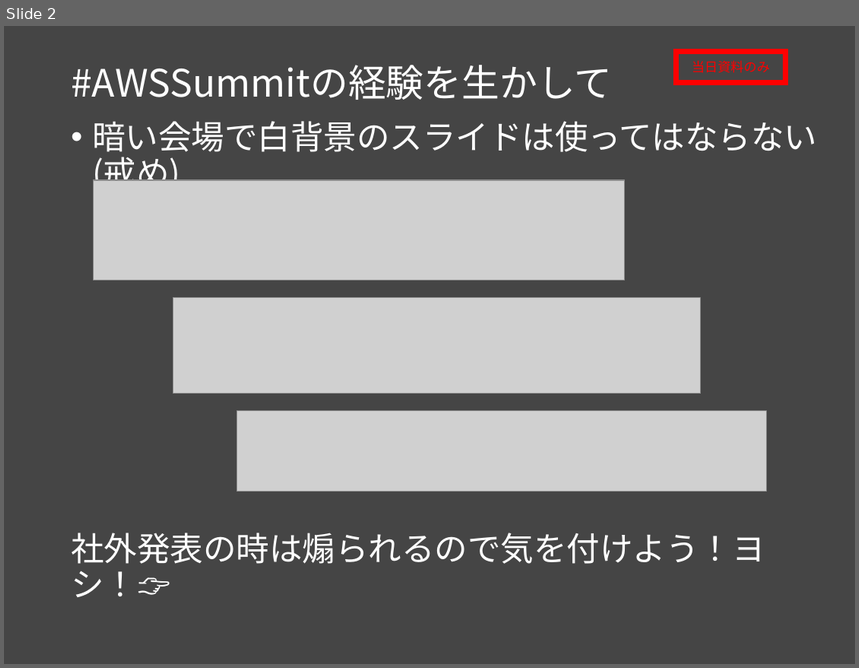
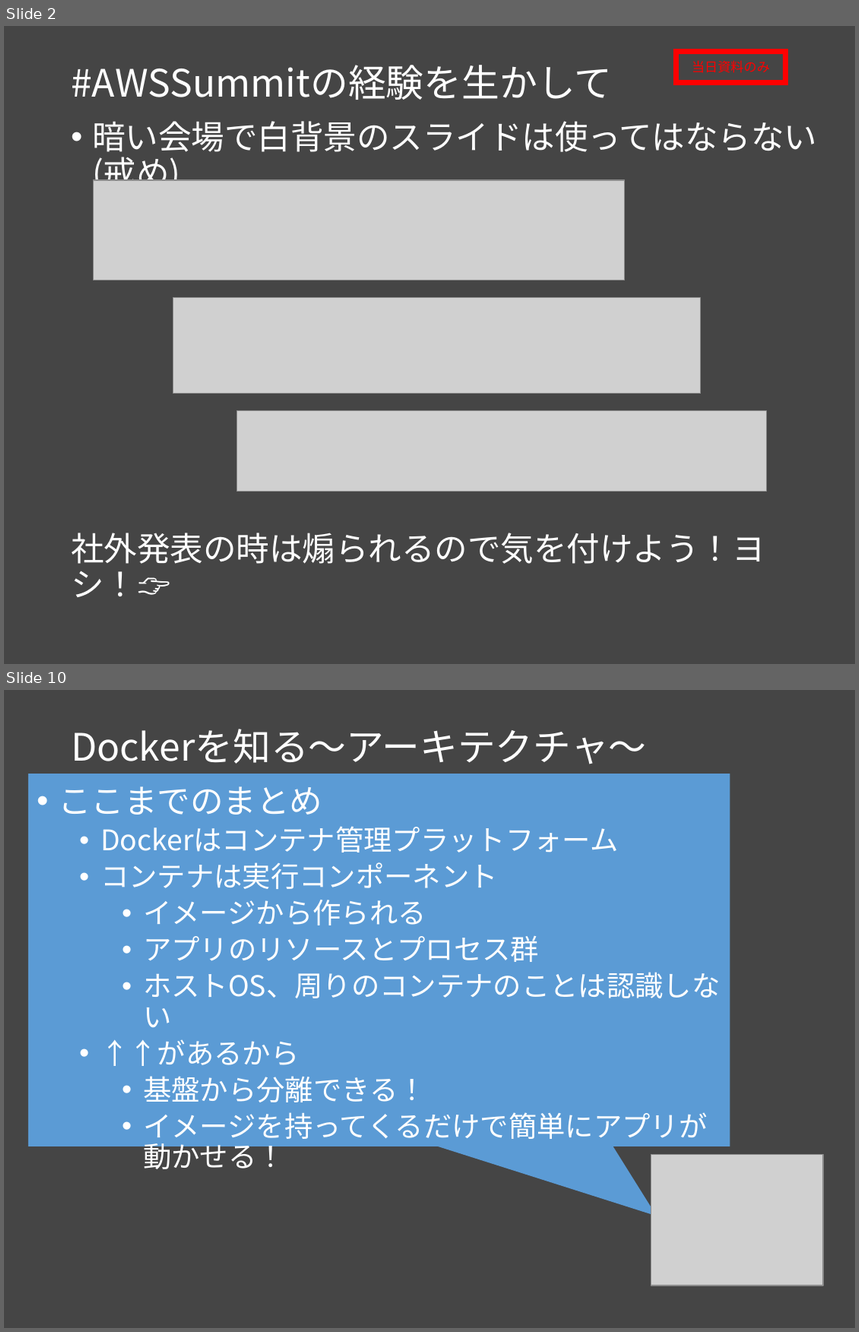
Before and after one commit to msntts/workshop_docker, a slide deck: docker勉強会Vol1.pptx. Shown one above the other, each under a label of ours: slide 2 before the commit, slides 2 and 10 after it; the slides between them are not shown. The pictures are 859x668 and 859x1332 pixels, drawn with LibreOffice and Linux fonts; fonts in the diff are those of the drawing; grey boxes stand for pictures. Boxes give left, top, right and bottom in pixels: in the first picture for what was removed or moved away, otherwise in the second. Text is boxed around its words. In the diff, an @@ line names an element or a change of style, - is before the commit and + after.

Commit message:
Dockerを知る完成

```diff
--- a/docker勉強会Vol1.pptx
+++ b/docker勉強会Vol1.pptx
@@ slide 10 added at <box>4,690,855,1328</box>, background #454545 @@
@@ title added at <box>71,729,647,764</box>, 32 pt, text #FFFFFF @@
+Dockerを知る～アーキテクチャ～
@@ speech box added at <box>28,774,731,1146</box>, fill #5B9BD5 @@
@@ text added at <box>58,787,720,1144</box>, 24 pt, text #FFFFFF @@
+• ここまでのまとめ
+  • Dockerはコンテナ管理プラットフォーム
+  • コンテナは実行コンポーネント
+    • イメージから作られる
+    • アプリのリソースとプロセス群
+    • ホストOS、周りのコンテナのことは認識しない
+  • ↑↑があるから
+    • 基盤から分離できる！
+    • イメージを持ってくるだけで簡単にアプリが動かせる！
@@ picture added at <box>651,1155,823,1286</box> @@
```
Also in this commit, not shown: 9 slides changed, 5 other slides added, 1 slide removed.
